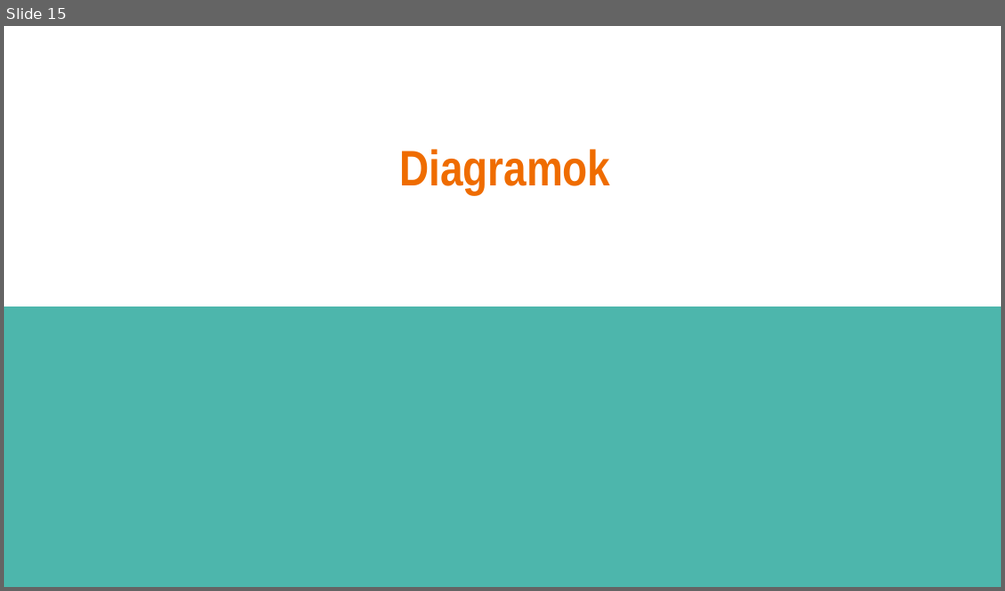
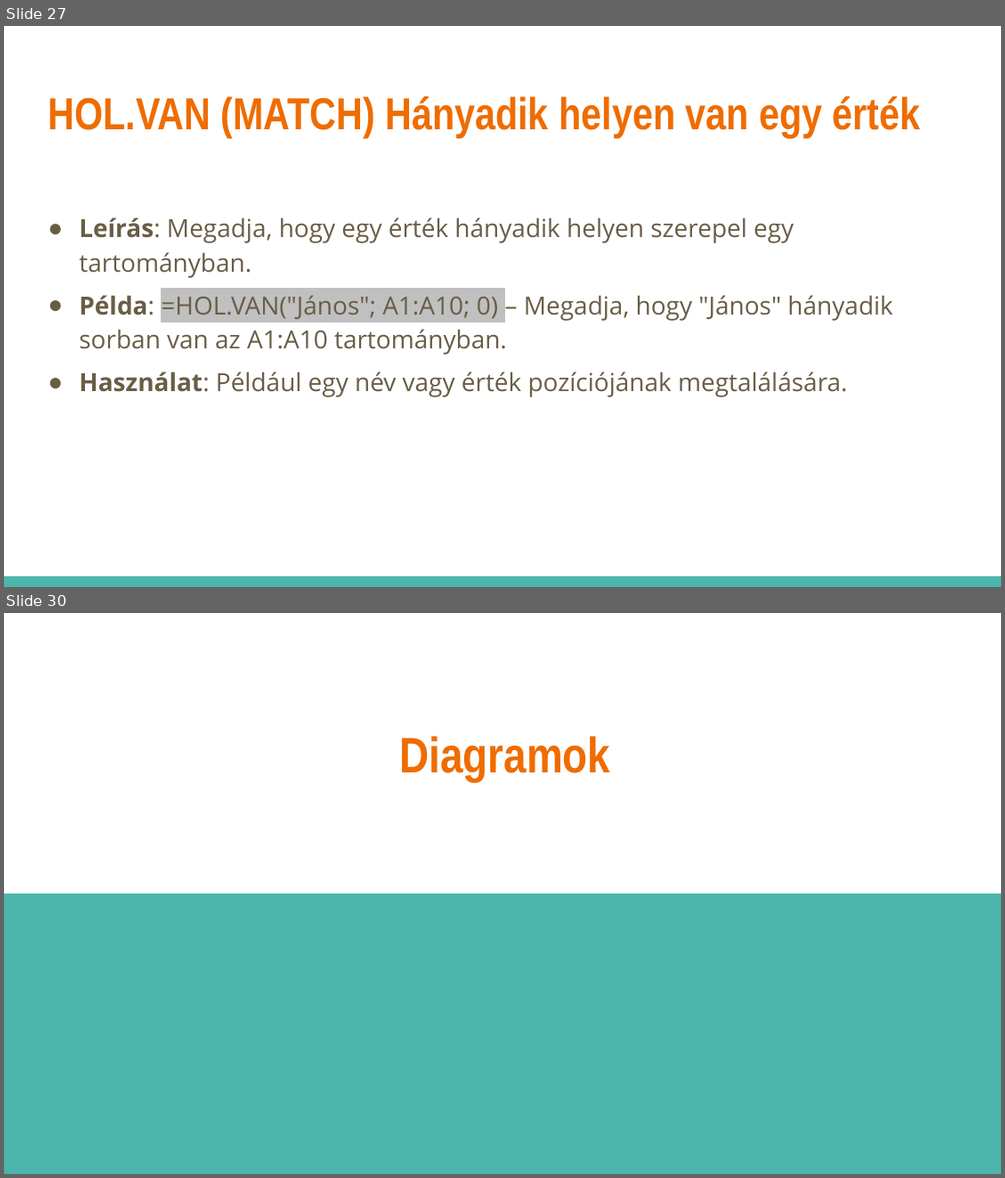
Before and after one commit to pisti72/infoka, a slide deck: excel/Táblázatkezelés.pptx. Shown one above the other, each under a label of ours: slide 15 before the commit, slides 27 and 30 after it; the slides between them are not shown. The pictures are 1005x591 and 1005x1178 pixels, drawn with LibreOffice and Linux fonts; fonts in the diff are those of the drawing. Boxes give left, top, right and bottom in pixels: in the first picture for what was removed or moved away, otherwise in the second. Text is boxed around its words. In the diff, an @@ line names an element or a change of style, - is before the commit and + after.

```diff
--- a/excel/Táblázatkezelés.pptx
+++ b/excel/Táblázatkezelés.pptx
@@ slide 27 added at (x1=4, y1=26, x2=1001, y2=587), background #FFFFFF @@
@@ title added at (x1=48, y1=96, x2=921, y2=138), 32.4 pt, text #EF6C00, bold @@
+HOL.VAN (MATCH) Hányadik helyen van egy érték
@@ text added at (x1=79, y1=217, x2=892, y2=397), 18 pt, text #695D46 @@
+● Leírás: Megadja, hogy egy érték hányadik helyen szerepel egy tartományban.
+● Példa: =HOL.VAN("János"; A1:A10; 0) – Megadja, hogy "János" hányadik sorban van az A1:A10 tartományban.
+● Használat: Például egy név vagy érték pozíciójának megtalálására.
@@ rectangle added at (x1=4, y1=576, x2=1001, y2=587), fill #4DB6AC @@
@@ what was slide 15 is now slide 30 @@
```
Also in this commit, not shown: 5 slides changed, 14 other slides added.
